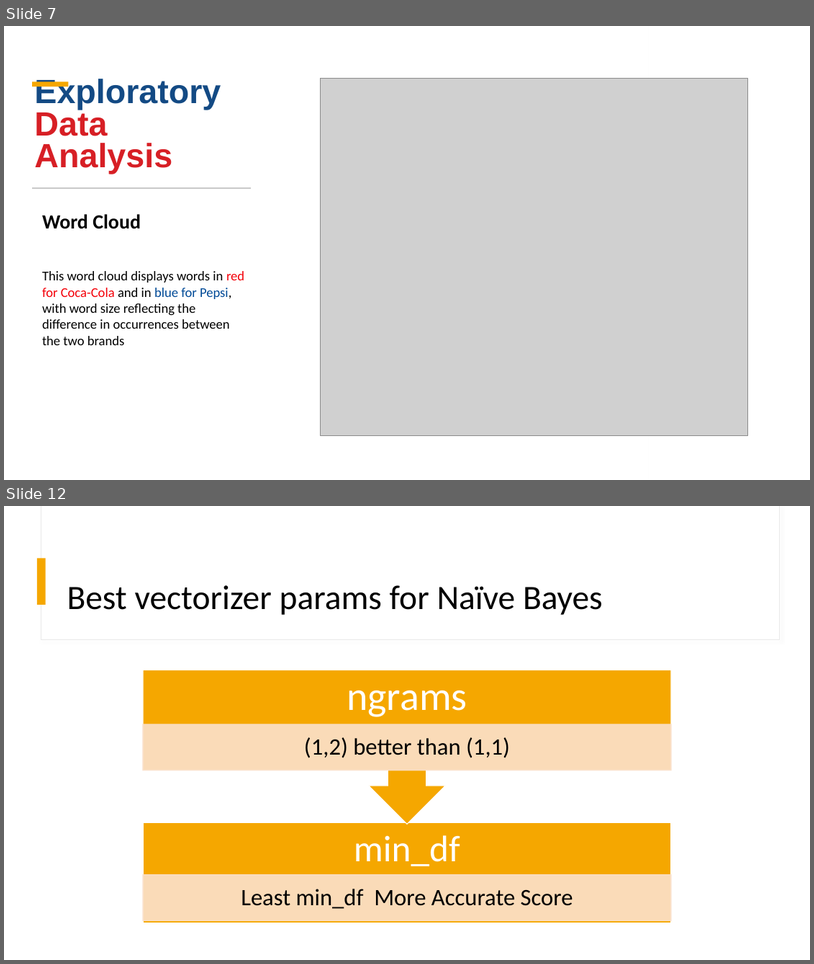
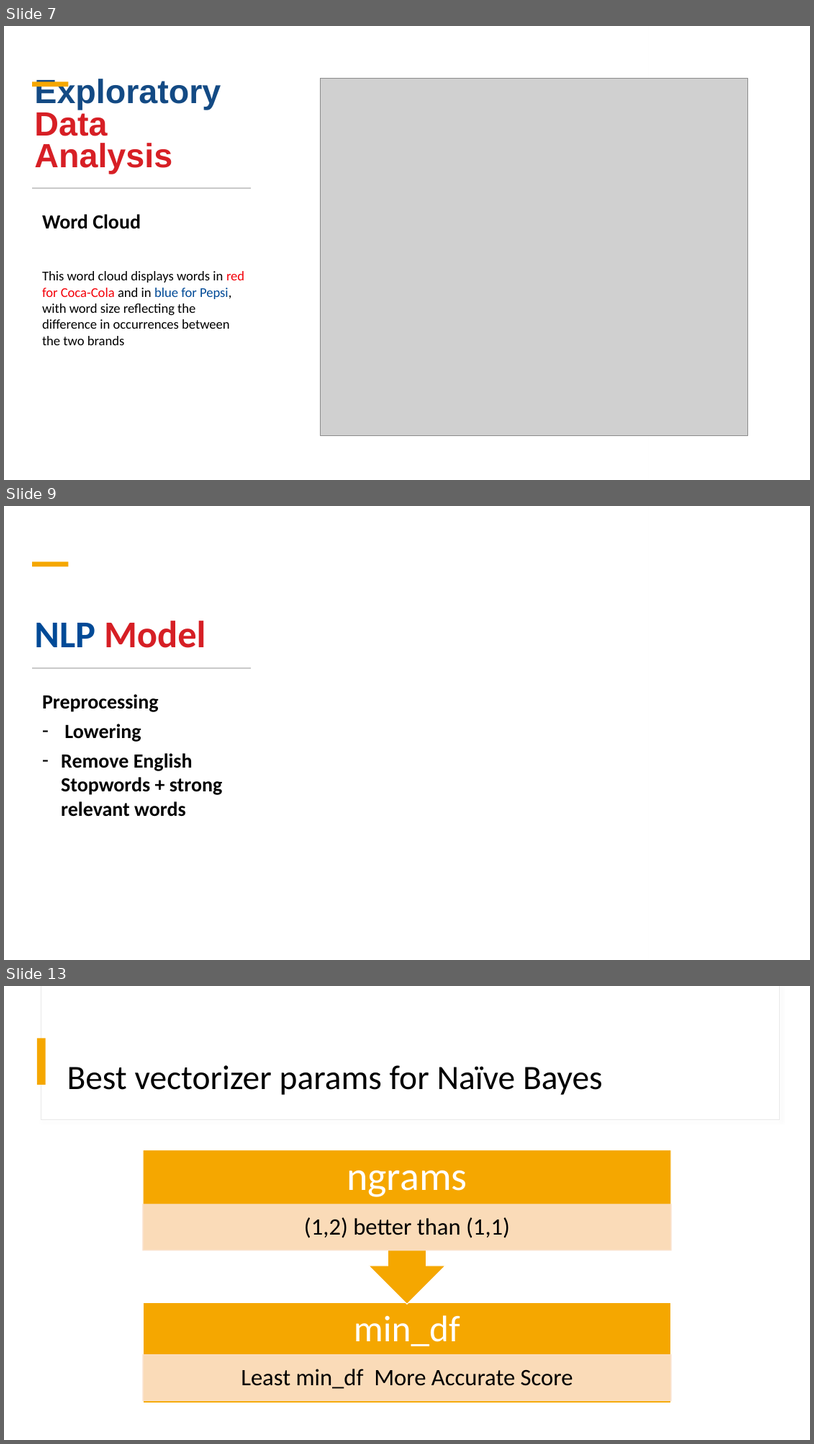
Before and after one commit to auttwitter/DSI-04, a slide deck: projects/project_3/Presentation.pptx. Shown one above the other, each under a label of ours: slides 7 and 12 before the commit, slides 7, 9 and 13 after it; the slides between them are not shown. The pictures are 814x964 and 814x1444 pixels, drawn with LibreOffice and Linux fonts; fonts in the diff are those of the drawing; grey boxes stand for pictures. Boxes give left, top, right and bottom in pixels: in the first picture for what was removed or moved away, otherwise in the second. Text is boxed around its words. In the diff, an @@ line names an element or a change of style, - is before the commit and + after.

```diff
--- a/projects/project_3/Presentation.pptx
+++ b/projects/project_3/Presentation.pptx
@@ slide 9 added at <box>4,506,810,960</box>, background #FFFFFF @@
@@ rectangle added at <box>4,506,810,960</box>, fill #FFFFFF @@
@@ rectangle added at <box>4,506,650,960</box>, fill gradient #FFFFFF @@
@@ rectangle added at <box>41,506,779,640</box>, fill #FFFFFF, outline #E9E9E9 0.75 pt @@
@@ rectangle added at <box>41,506,779,639</box>, fill #FFFFFF @@
@@ rectangle added at <box>32,561,68,566</box>, fill #F5A700 @@
@@ text added at <box>34,620,206,648</box>, 45 pt, text #D61F25, bold @@
+NLP Model
@@ rectangle added at <box>32,667,251,668</box>, fill #C9C9C9, outline #C9C9C9 0.25 pt @@
@@ text added at <box>42,694,222,816</box>, 24 pt, text #000000, bold @@
+Preprocessing
+– Lowering
+– Remove English Stopwords + strong relevant words
@@ what was slide 12 is now slide 13 @@
```
Also in this commit, not shown: 4 slides changed, 1 other slide added, 1 slide removed.
